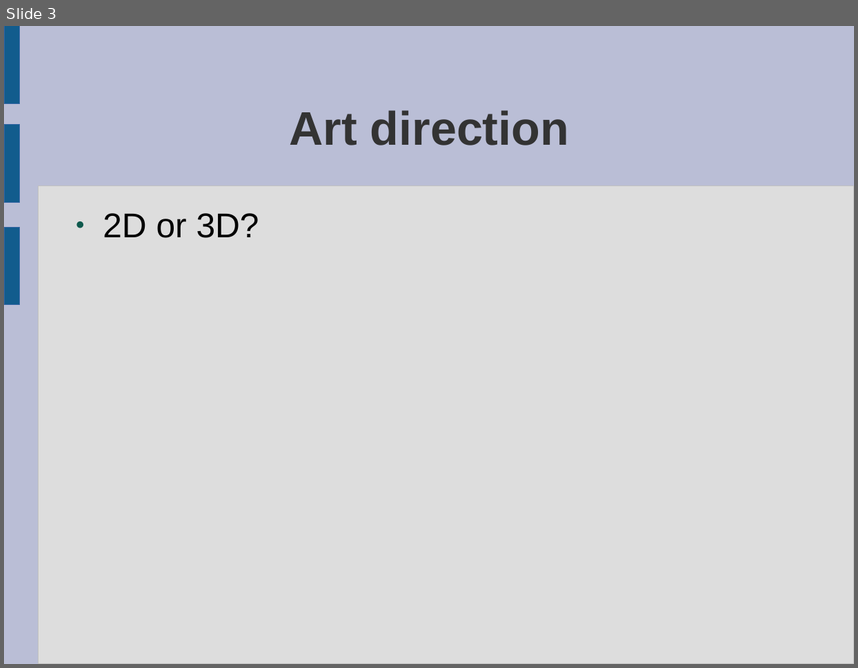
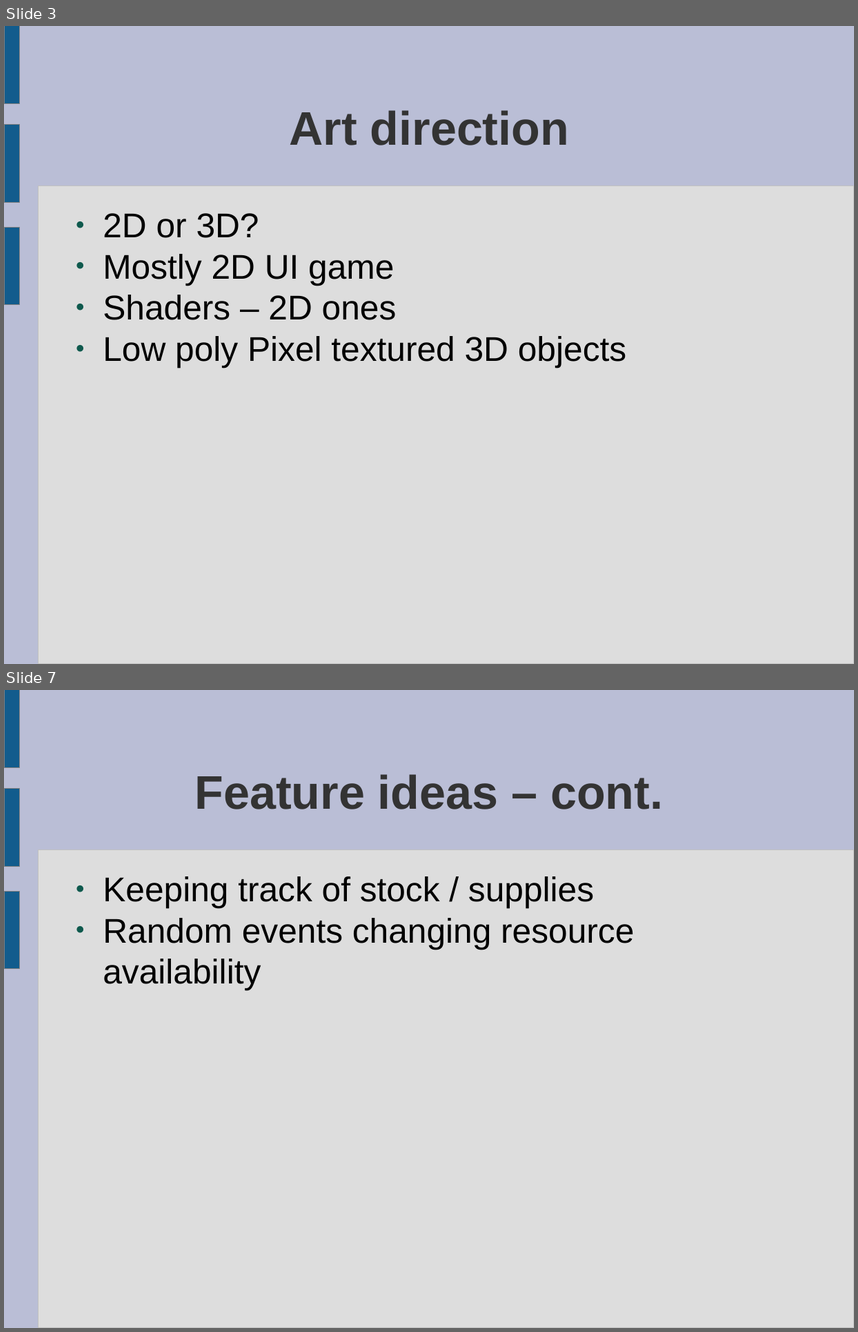
Before and after one commit to ktosox/JingleGameJam2024, a slide deck: GDD.odp. Shown one above the other, each under a label of ours: slide 3 before the commit, slides 3 and 7 after it; the slides between them are not shown. The pictures are 858x668 and 858x1332 pixels, drawn with LibreOffice and Linux fonts; fonts in the diff are those of the drawing. Boxes give left, top, right and bottom in pixels: in the first picture for what was removed or moved away, otherwise in the second. Text is boxed around its words. In the diff, an @@ line names an element or a change of style, - is before the commit and + after.

Commit message:
added a window for rotating 3D objects
also GDD stuff

```diff
--- a/GDD.odp
+++ b/GDD.odp
@@ slide 7 added at bbox=[4, 690, 854, 1328], background #BABED6; not listed: 4 template elements that a slide beside it also shows @@
@@ title added at bbox=[195, 774, 663, 809], 44 pt, text #333333, bold @@
+Feature ideas – cont.
@@ text added at bbox=[103, 876, 634, 990], 32 pt, text #000000 @@
+● Keeping track of stock / supplies
+● Random events changing resource availability
@@ slide 3 changed as well @@
@@ outline #3465A4 0 pt to #808080 0 pt in 3 elements at bbox=[4, 26, 19, 103], bbox=[4, 227, 19, 303], bbox=[4, 125, 19, 202] @@
@@ text at bbox=[103, 254, 626, 367]: paragraphs added @@
+● Mostly 2D UI game
+● Shaders – 2D ones
+● Low poly Pixel textured 3D objects
```
Also in this commit, not shown: 2 other slides changed, 5 other slides added, 3 other files.
